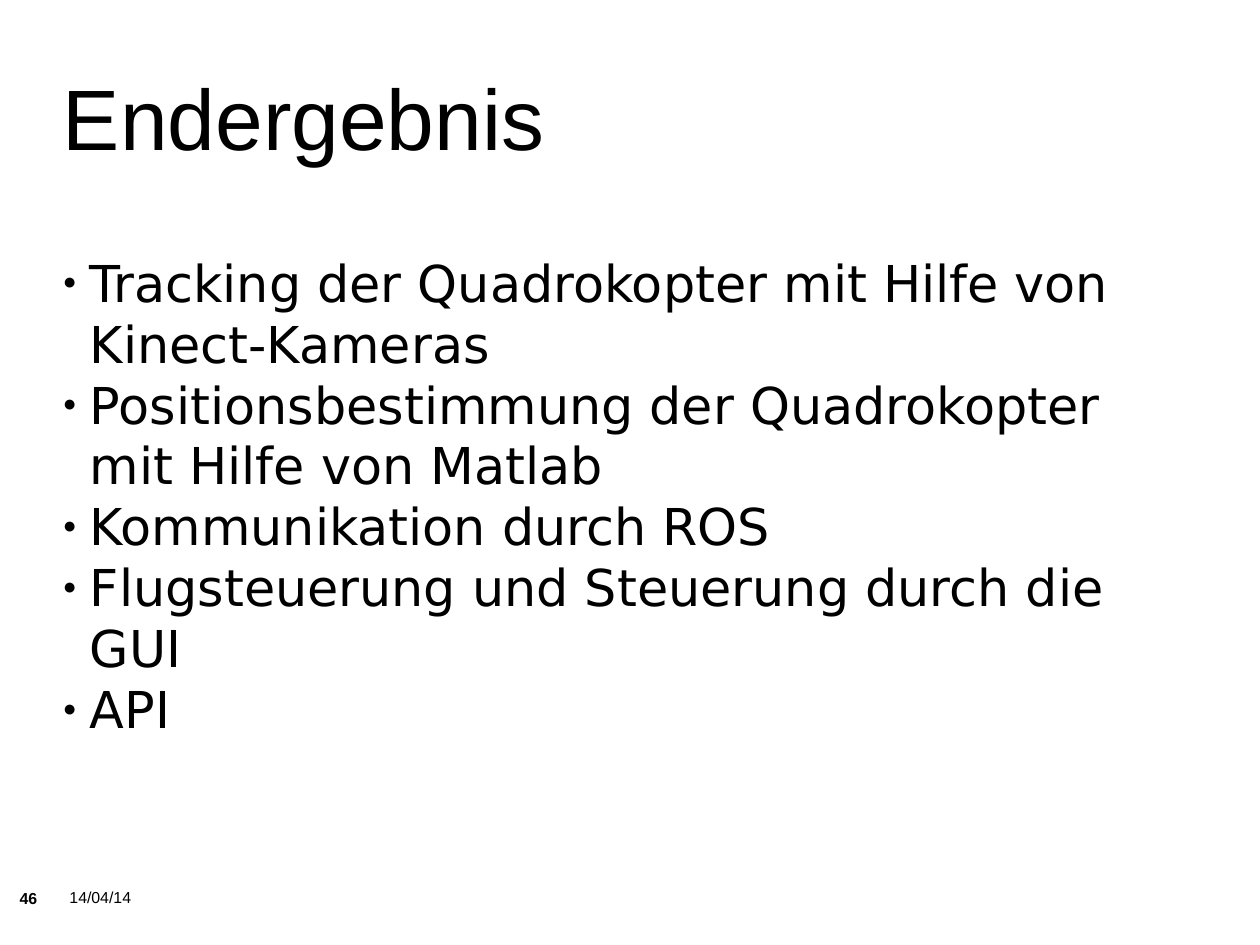
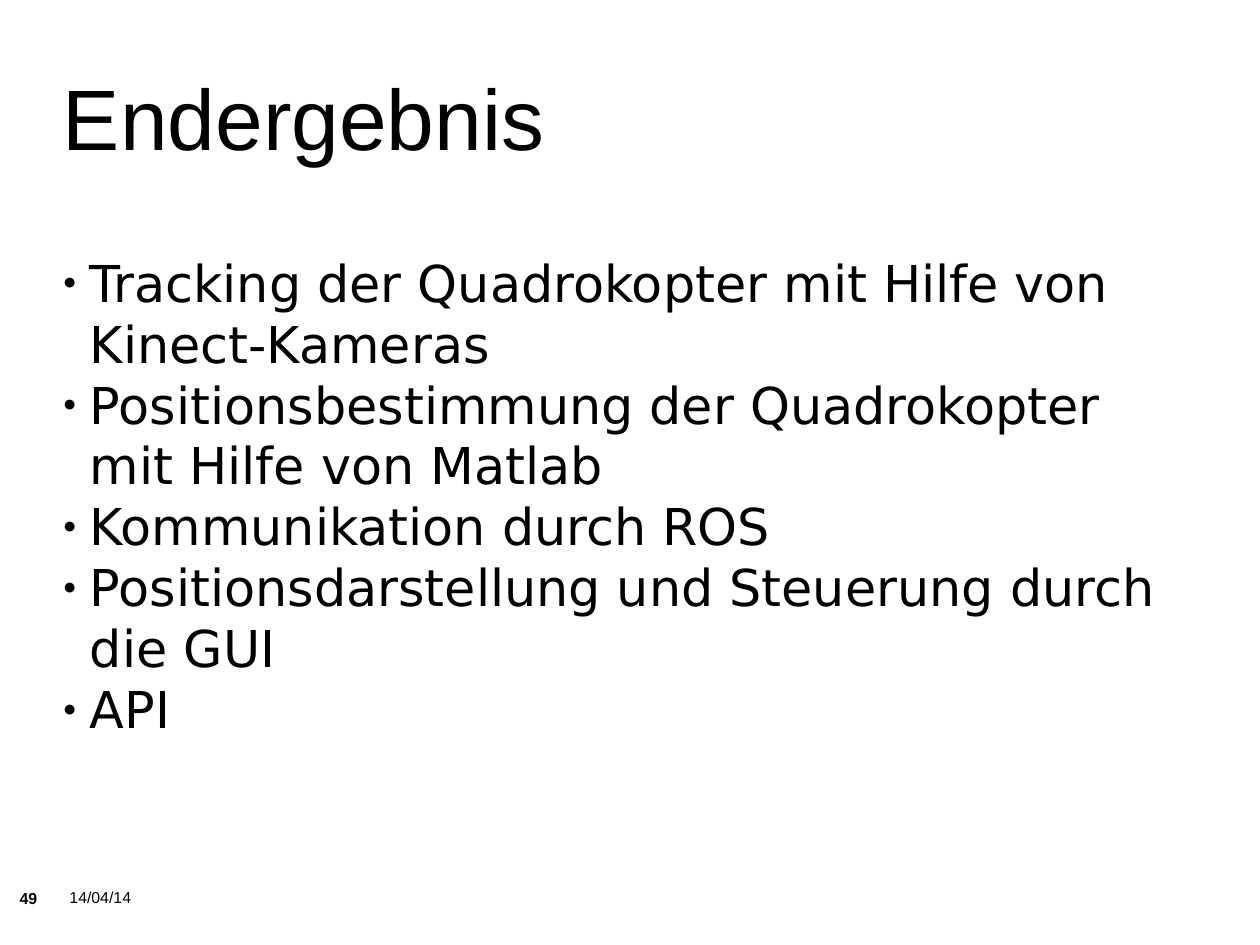
Before and after one commit to KITrokopter/Presentation, a slide deck: slide 49 of PresentationInTotal v0.1.odp (slide 46 before the commit). Drawn at 1260x945 pixels with LibreOffice and Linux fonts; fonts in the diff are those of the drawing; background and template pictures are left out. Boxes give left, top, right and bottom in pixels: in the first picture for what was removed or moved away, otherwise in the second. Text is boxed around its words. In the diff, an @@ line names an element or a change of style, - is before the commit and + after.

```diff
--- a/PresentationInTotal v0.1.odp
+++ b/PresentationInTotal v0.1.odp
@@ subtitle at [90,567,1154,668]: text changed @@
-● Flugsteuerung und Steuerung durch die GUI
+● Positionsdarstellung und Steuerung durch die GUI
@@ page number at [20,893,38,904]: text changed @@
-46
+49
```
Also in this commit, not shown: 6 other slides changed, 4 slides added.
